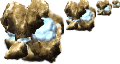
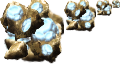
Two versions of the same layered image (120x64). Layer-by-layer changes:
added layer "uranium-235.png copy #37" in group "Layer Group copy" over (66, 1, 77, 12)
added layer "uranium-235.png copy #40" in group "Layer Group copy" over (78, 8, 94, 23)
moved "uranium-235.png copy #11" into group "Layer Group", painted on it over (4, 2, 120, 23)
moved "uranium-235.png copy #10" into group "Layer Group", painted on it over (20, 4, 111, 34)
moved "uranium-235.png copy #9" into group "Layer Group", painted on it over (40, 7, 94, 57)
moved "stone-1.png copy #11" into group "Layer Group #9" over (98, 5, 112, 15)
moved "Layer Group #2" into group "Layer Group #7" over (66, 0, 94, 29)
removed layer "stone-1.png copy" from group "Layer Group #2" over (74, 1, 94, 29)
moved "stone-1.png copy #8" into group "Layer Group #2" over (75, 0, 87, 15)
renamed "uranium-235.png copy" to "uranium-235.png copy #28", painted on it over (66, 5, 81, 17)
removed layer "stone-1.png" from group "Layer Group #2" over (66, 2, 79, 17)
moved "stone-1.png copy #9" into group "Layer Group #2" over (69, 10, 94, 29)
moved "uranium-235.png copy #8" into group "Layer Group #1", painted on it over (36, 2, 117, 54)
moved "uranium-235.png copy #7" into group "Layer Group #1", painted on it over (41, 3, 105, 36)
moved "uranium-235.png copy #6" into group "Layer Group #1", painted on it over (28, 1, 82, 21)
painted on "stone-1.png copy #7" over (100, 0, 120, 15)
painted on "uranium-235.png copy #5" over (97, 3, 117, 15)
painted on "stone-1.png #3" over (97, 0, 116, 10)
painted on "stone-1.png copy #6" over (74, 0, 112, 29)
painted on "uranium-235.png copy #4" over (66, 6, 105, 29)
painted on "stone-1.png #2" over (66, 0, 104, 18)
added layer "uranium-235.png copy #14" in group "Layer Group #3" over (6, 4, 22, 19)
added layer "uranium-235.png copy #13" in group "Layer Group #3" over (30, 3, 44, 21)
…and 28 more changes (24 added, 1 removed, 3 stack)
